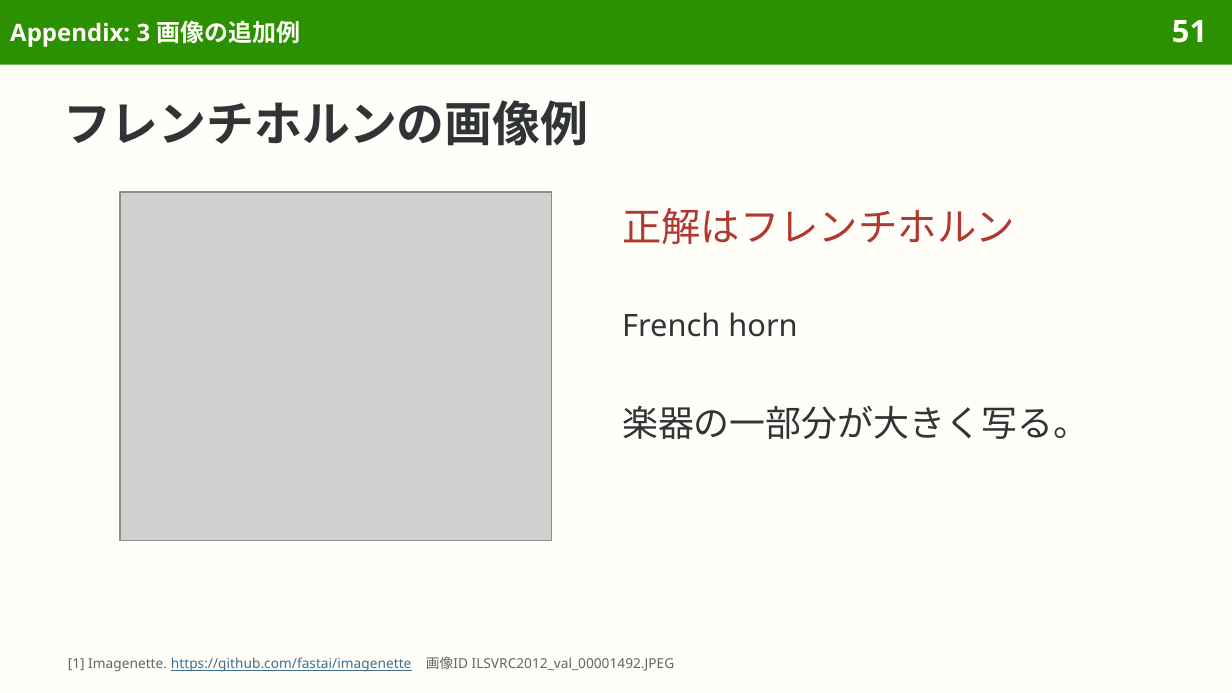
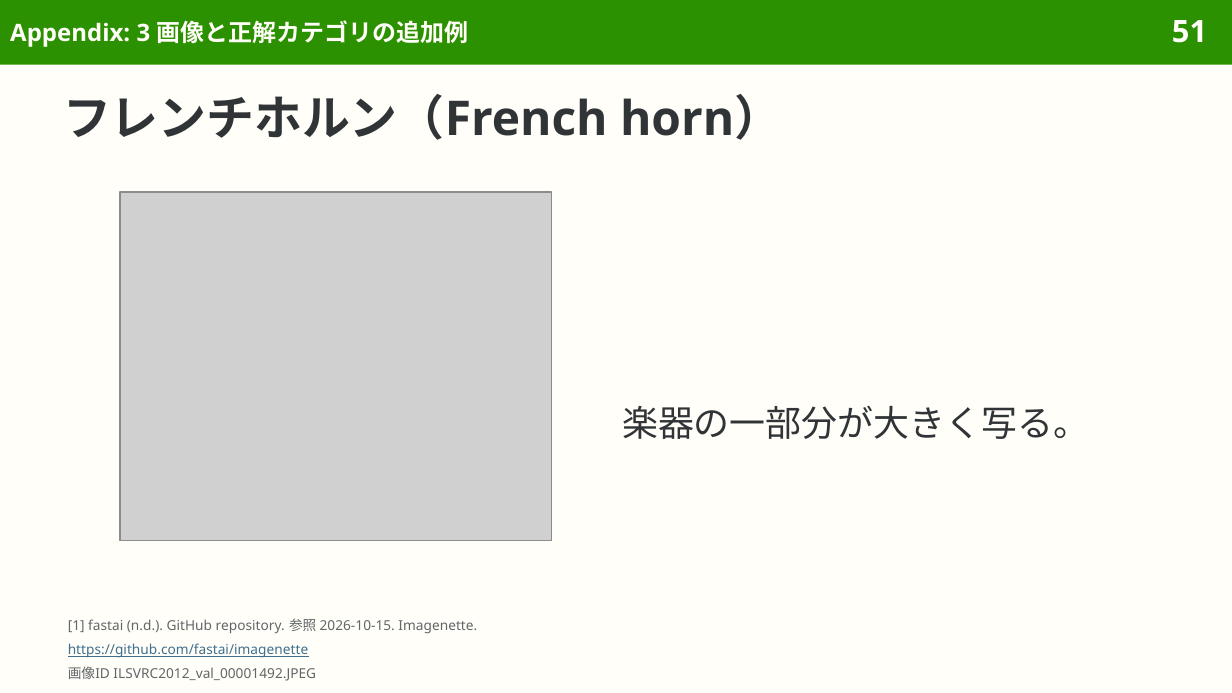
Before and after one commit to sasakiy84/datasets-in-10-minutes, a slide deck: slide 51 of slides/datasets-in-10-minutes-imagenet.pptx. Drawn at 1232x693 pixels with LibreOffice and Linux fonts; fonts in the diff are those of the drawing; grey boxes stand for pictures. Boxes give left, top, right and bottom in pixels: in the first picture for what was removed or moved away, otherwise in the second. Text is boxed around its words. In the diff, an @@ line names an element or a change of style, - is before the commit and + after.

```diff
--- a/slides/datasets-in-10-minutes-imagenet.pptx
+++ b/slides/datasets-in-10-minutes-imagenet.pptx
@@ title at bbox=[10, 20, 469, 47]: text changed @@
-Appendix: 3 画像の追加例
+Appendix: 3 画像と正解カテゴリの追加例
@@ title at bbox=[63, 94, 782, 140]: text changed @@
-フレンチホルンの画像例
+フレンチホルン（French horn）
@@ text removed at bbox=[622, 208, 1015, 244] @@
-正解はフレンチホルン
@@ text removed at bbox=[622, 312, 797, 337] @@
-French horn
@@ text added at bbox=[68, 618, 477, 634], 8 pt, text #626669 @@
+[1] fastai (n.d.). GitHub repository. 参照 2026-10-15. Imagenette.
@@ text added at bbox=[68, 643, 308, 658], 8 pt, text #3F6F8F, underline @@
+https://github.com/fastai/imagenette
@@ text at bbox=[68, 667, 316, 681]: text changed @@
-[1] Imagenette. https://github.com/fastai/imagenette 画像ID ILSVRC2012_val_00001492.JPEG
+画像ID ILSVRC2012_val_00001492.JPEG
```
Also in this commit, not shown: 73 other slides changed, 14 other files.
